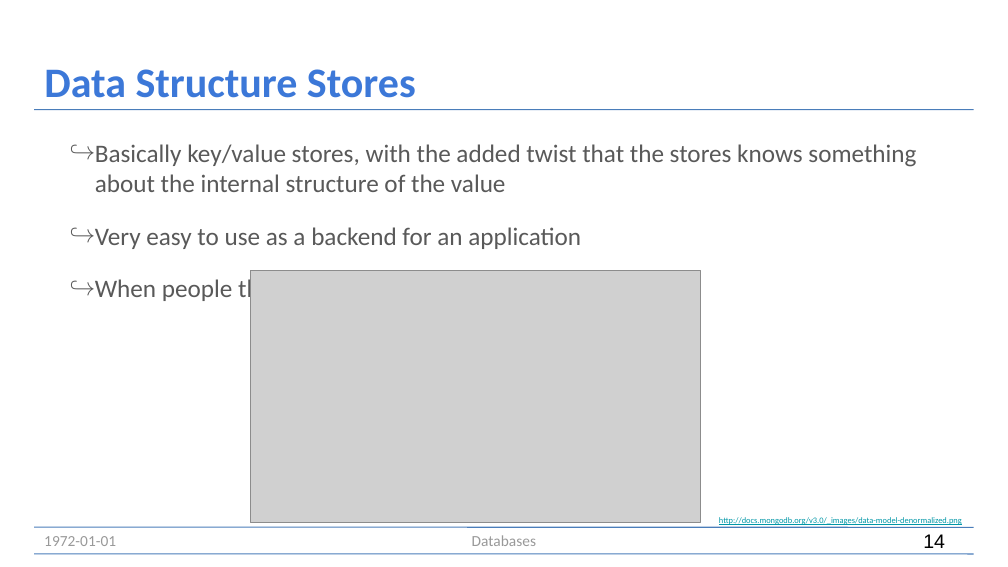
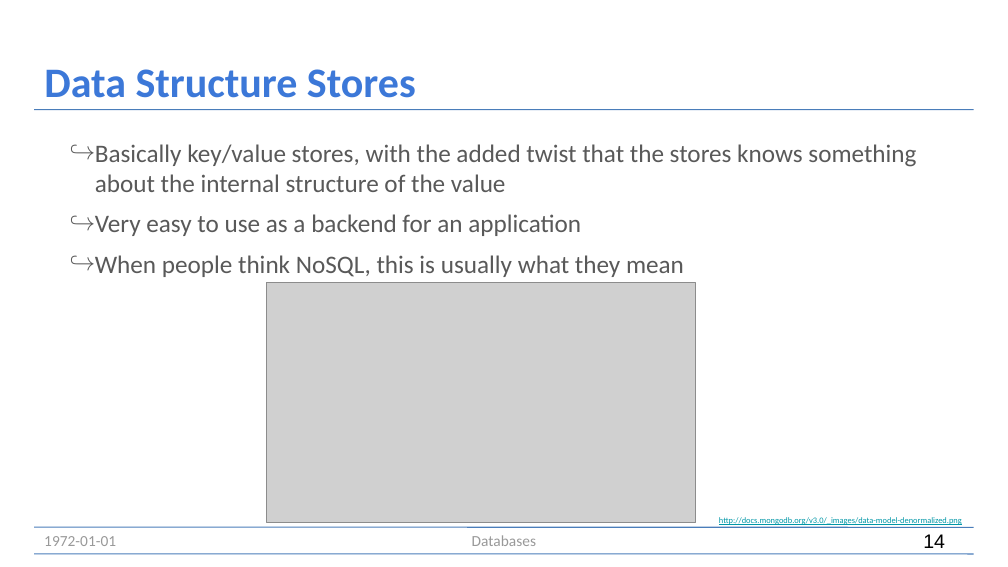
Before and after one commit to mlassnig/Databases-Introductory-Course, a slide deck: slide 14 of slides/Databases.odp. Drawn at 1008x567 pixels with LibreOffice and Linux fonts; fonts in the diff are those of the drawing; grey boxes stand for pictures. Boxes give left, top, right and bottom in pixels: in the first picture for what was removed or moved away, otherwise in the second. Text is boxed around its words. In the diff, an @@ line names an element or a change of style, - is before the commit and + after.

```diff
--- a/slides/Databases.odp
+++ b/slides/Databases.odp
@@ text "Basically key/value stores, with the ..." at <box>95,144,916,277</box>: less space between paragraphs @@
@@ picture: place and size @@
-picture at <box>250,270,701,522</box>
+picture at <box>267,282,696,522</box>
```
Also in this commit, not shown: 21 other slides changed, 2 slides removed, 1 other file.
